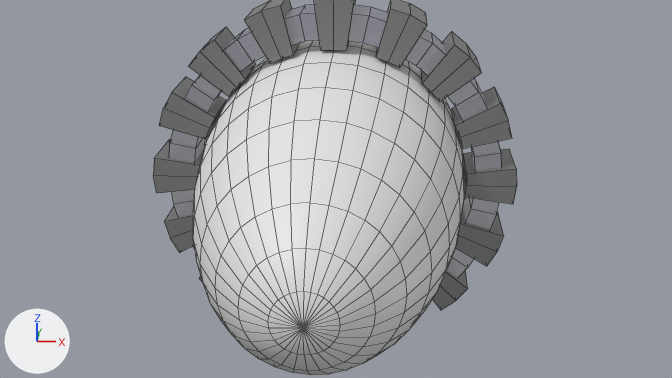
Before and after pictures for a commit that changed the Blender file models/station/FST Gate.blend.
Camera for both pictures: the file's camera 'Camera'. The lights are fixed; the arrows at lower left show +X, +Y and +Z. Mesh edges are drawn as thin lines.
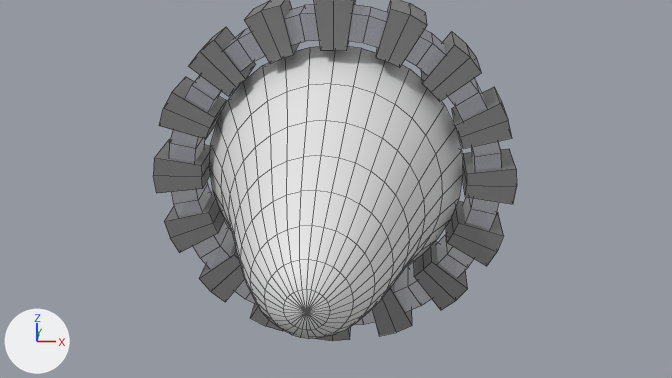
Where the change shows, as pixel boxes (x1, y1, x2, y2) in the pictures (672 x 378 px; the box of a moved part takes in the faces that stretch with it):
'Sphere', reshaped (7% narrower, 12% shorter)
    before: (193, 40, 464, 375)
    after: (210, 46, 463, 339)
part 1 of me_sphere, moved or reshaped
    before: (193, 46, 464, 375)
    after: (210, 46, 463, 339)
part 2 of me_sphere, moved or reshaped (not visible afterwards)
    before: (248, 40, 454, 122)

What the commit changed:
me_sphere is used by ob_sphere; location (0.0, 0.0, 0.0).
me_sphere had 482 vertices, 512 faces and spanned x -1.86..1.86, y -4.65..4.65, z -1.86..1.86.
me_sphere now has 482 vertices, 512 faces and spans x -1.85..1.85, y -4.32..4.32, z -1.85..1.85.
me_sphere part 1: 225 of 482 vertices moved; they spanned x -1.82..1.82, y -4.65..-0.91, z -1.82..1.82 and now span x -1.52..1.52, y -4.32..-0.86, z -1.52..1.52; mean shift (0.0, 0.18, 0.0); largest move (0.0, -2.58, 1.55) -> (0.0, -2.44, 1.06).
me_sphere part 2: 225 of 482 vertices moved; they spanned x -1.82..1.82, y 0.91..4.65, z -1.82..1.82 and now span x -1.52..1.52, y 0.86..4.32, z -1.52..1.52; mean shift (0.0, -0.18, 0.0); largest move (0.0, 2.58, 1.55) -> (0.0, 2.44, 1.06).
